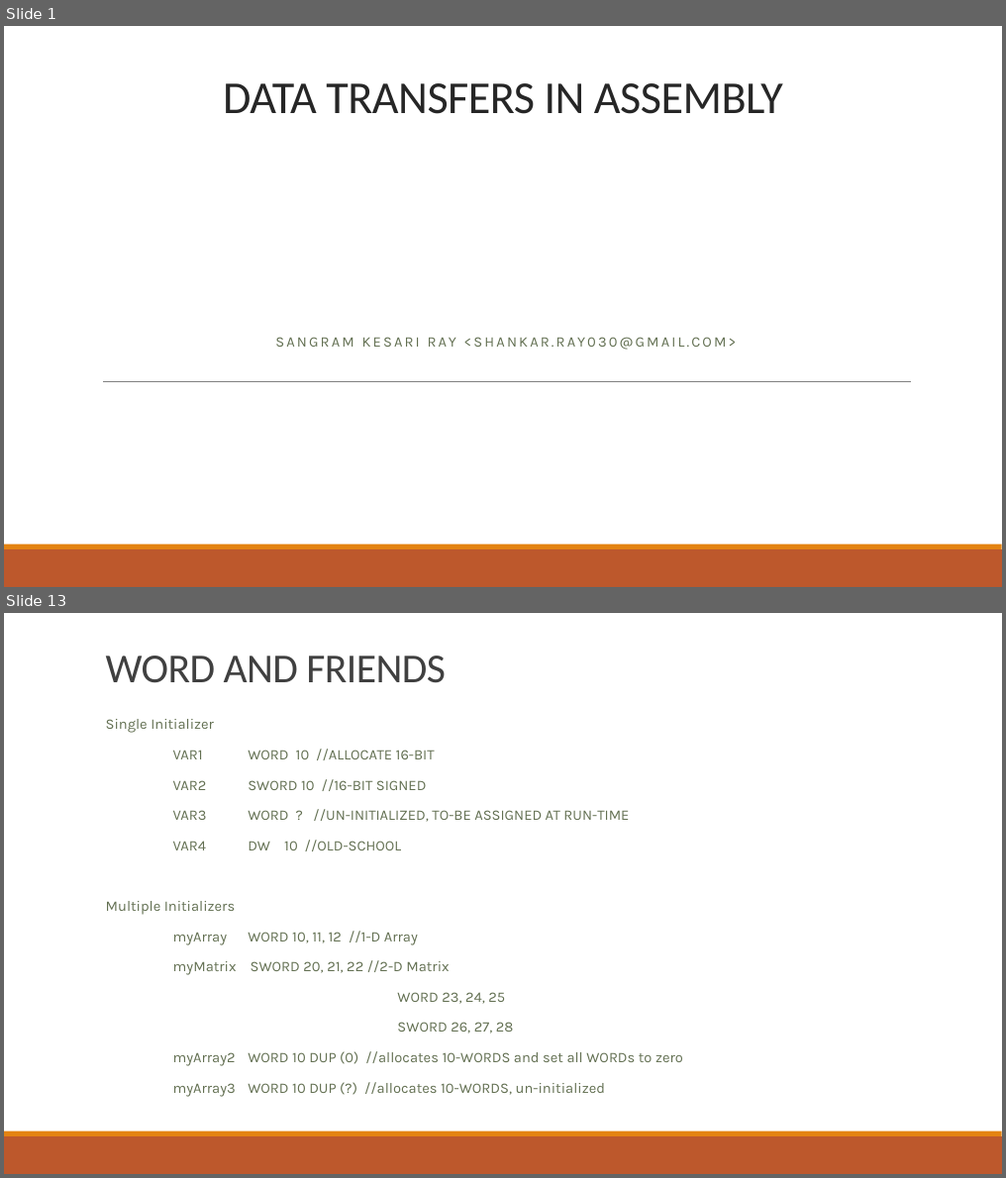
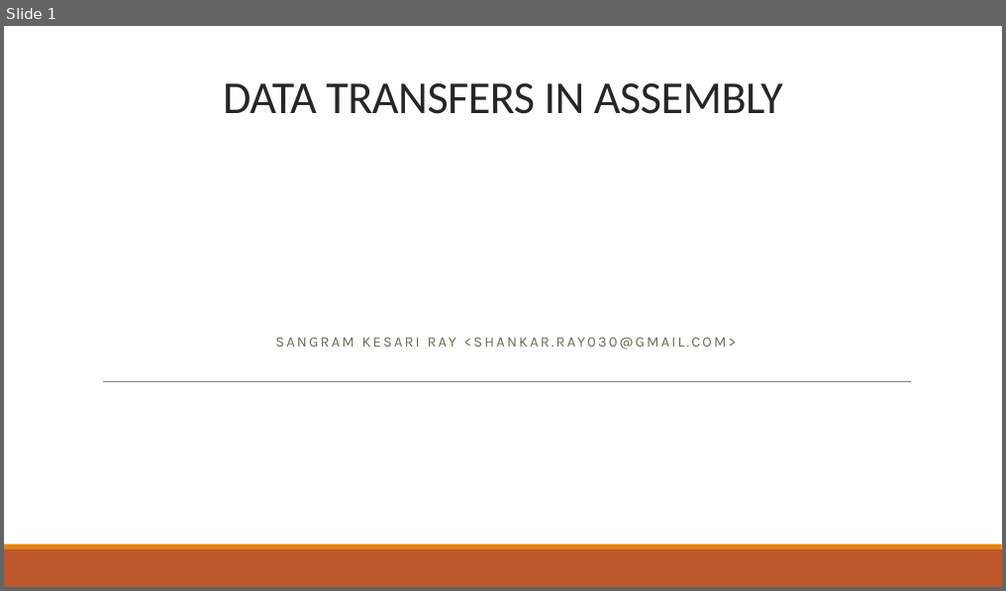
Before and after one commit to b1nch3f/Assembly-Language-Tutorials-for-Windows, a slide deck: 04 Data Transfers/Data Transfers.pptx. Shown one above the other, each under a label of ours: slides 1 and 13 before the commit, slide 1 after it; the slides between them are not shown. The pictures are 1006x1178 and 1006x591 pixels, drawn with LibreOffice and Linux fonts; fonts in the diff are those of the drawing. Boxes give left, top, right and bottom in pixels: in the first picture for what was removed or moved away, otherwise in the second. Text is boxed around its words. In the diff, an @@ line names an element or a change of style, - is before the commit and + after.

```diff
--- a/04 Data Transfers/Data Transfers.pptx
+++ b/04 Data Transfers/Data Transfers.pptx
@@ slide 13 removed at (x1=4, y1=613, x2=1002, y2=1174), background #FFFFFF; not listed: 2 template elements that a slide beside it also shows @@
@@ title removed at (x1=106, y1=656, x2=446, y2=683) @@
-WORD AND FRIENDS
@@ subtitle removed at (x1=106, y1=719, x2=683, y2=1097) @@
-  Single Initializer
-  VAR1 WORD 10 //ALLOCATE 16-BIT
-  VAR2 SWORD 10 //16-BIT SIGNED
-  VAR3 WORD ? //UN-INITIALIZED, TO-BE ASSIGNED AT RUN-TIME
-  VAR4 DW 10 //OLD-SCHOOL
-  Multiple Initializers
-  myArray WORD 10, 11, 12 //1-D Array
-  myMatrix SWORD 20, 21, 22 //2-D Matrix
-  WORD 23, 24, 25
-  SWORD 26, 27, 28
-  myArray2 WORD 10 DUP (0) //allocates 10-WORDS and set all WORDs to zero
-  myArray3 WORD 10 DUP (?) //allocates 10-WORDS, un-initialized
```
Also in this commit, not shown: 7 slides added, 18 other slides removed, 16 other files.
